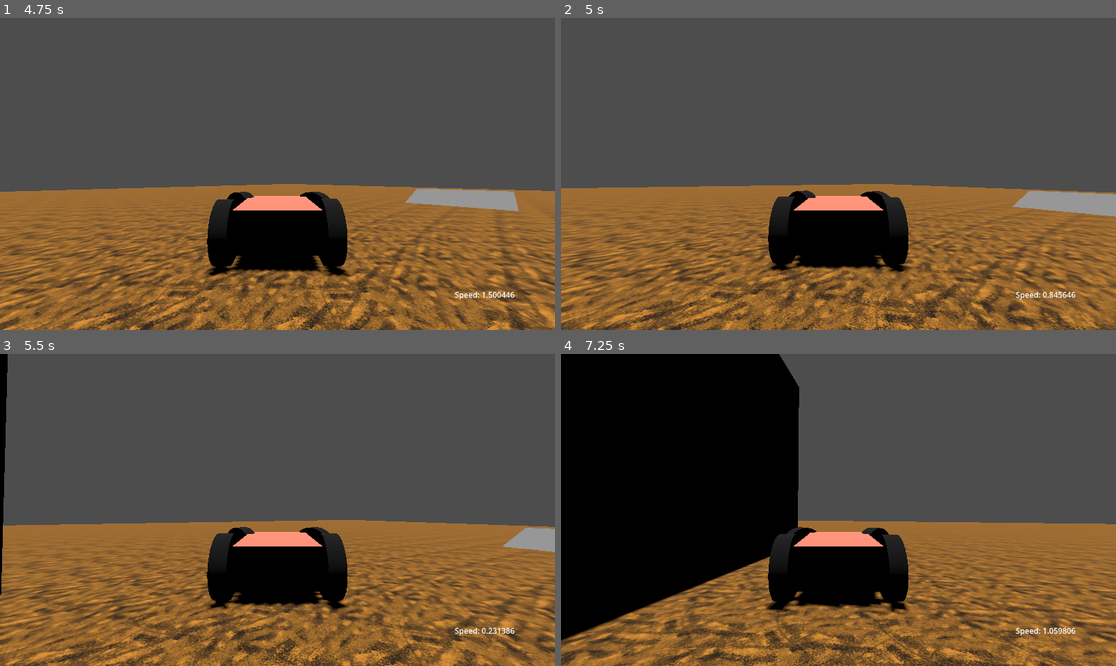
Above: before the commit, frames 1-4 (two rows, left to right).
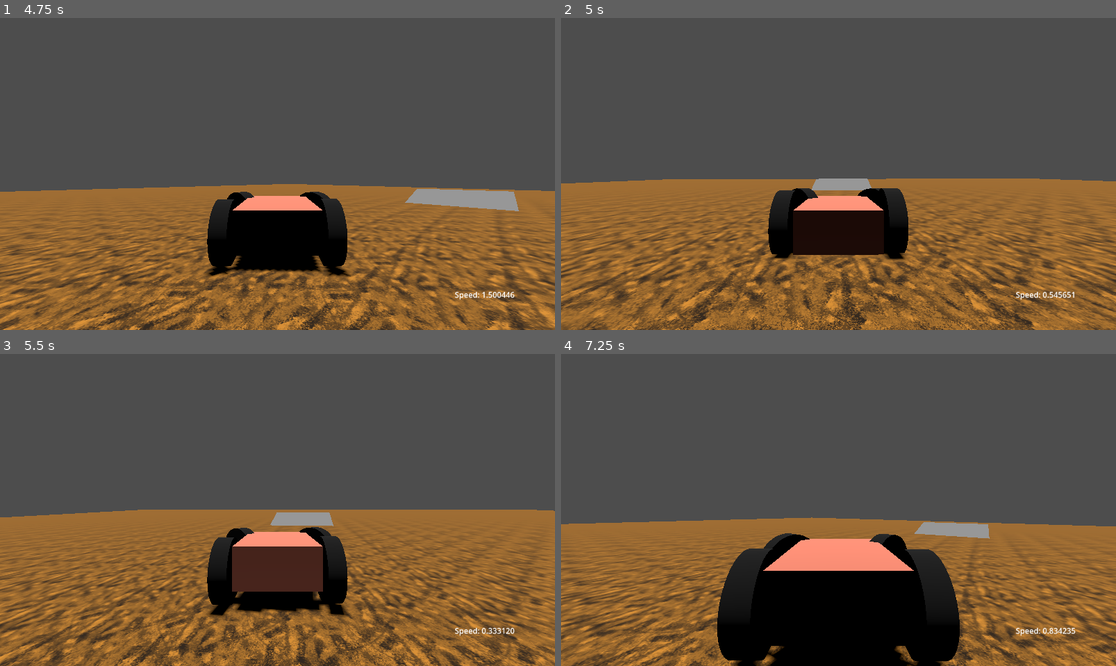
Above: after the commit, the same moments.

Repository: Aadniz/pqcrg
Game: Godot game, scene res://game_scene.tscn
Same seed, same stepped clock (60 frames per second), same inputs: the game is played once before the commit and once after it.
Inputs:
- Up to frame 1 (4.75 s): tap Enter at 0.5 s; hold D (right) 0.53-1.25 s; click "Host" at 1.25 s; hold S (backward) 2.03-2.78 s; hold D (right) 2.78-3.53 s; hold W (forward) 3.53-4.28 s; hold A (left) from 4.28 s (still down)
- Up to frame 2 (5 s): keep holding A (left); tap R (respawn, bound only after the commit) at 4.9 s
- Up to frame 3 (5.5 s): keep holding A (left)
- Up to frame 4 (7.25 s): release A (left) at 5.78 s; hold S (backward) 5.78-6.53 s; hold D (right) from 6.53 s (still down)

Frame 1 is identical in both runs. In frame 2, 25% of the frame differs, in the area x 0-100%, y 51-100%; in frame 3, 26%; in frame 4, 55%, in the area x 0-100%, y 0-100%.

Commit message:
Added respawn

Diff:
--- a/multiplayergame/player.gd
+++ b/multiplayergame/player.gd
@@ -12,7 +12,10 @@
 
 # Called every frame. 'delta' is the elapsed time since the previous frame.
 func _process(delta):
-	pass
+	if Input.is_action_just_pressed("respawn"):
+		position = $respawn_point.position
+		rotation=Vector3.ZERO
+		#linear_velocity = Vector3.ZERO
 
 func _enter_tree():
 	set_multiplayer_authority(name.to_int())
--- a/multiplayergame/player.tscn
+++ b/multiplayergame/player.tscn
@@ -130,3 +130,6 @@
 size_flags_vertical = 8
 horizontal_alignment = 2
 vertical_alignment = 2
+
+[node name="respawn_point" type="Node3D" parent="."]
+top_level = true
--- a/multiplayergame/project.godot
+++ b/multiplayergame/project.godot
@@ -37,3 +37,13 @@
 "events": [Object(InputEventKey,"resource_local_to_scene":false,"resource_name":"","device":-1,"window_id":0,"alt_pressed":false,"shift_pressed":false,"ctrl_pressed":false,"meta_pressed":false,"pressed":false,"keycode":0,"physical_keycode":83,"key_label":0,"unicode":115,"echo":false,"script":null)
 ]
 }
+respawn={
+"deadzone": 0.5,
+"events": [Object(InputEventKey,"resource_local_to_scene":false,"resource_name":"","device":-1,"window_id":0,"alt_pressed":false,"shift_pressed":false,"ctrl_pressed":false,"meta_pressed":false,"pressed":false,"keycode":0,"physical_keycode":82,"key_label":0,"unicode":114,"echo":false,"script":null)
+]
+}
+menu={
+"deadzone": 0.5,
+"events": [Object(InputEventKey,"resource_local_to_scene":false,"resource_name":"","device":-1,"window_id":0,"alt_pressed":false,"shift_pressed":false,"ctrl_pressed":false,"meta_pressed":false,"pressed":false,"keycode":0,"physical_keycode":4194305,"key_label":0,"unicode":0,"echo":false,"script":null)
+]
+}
